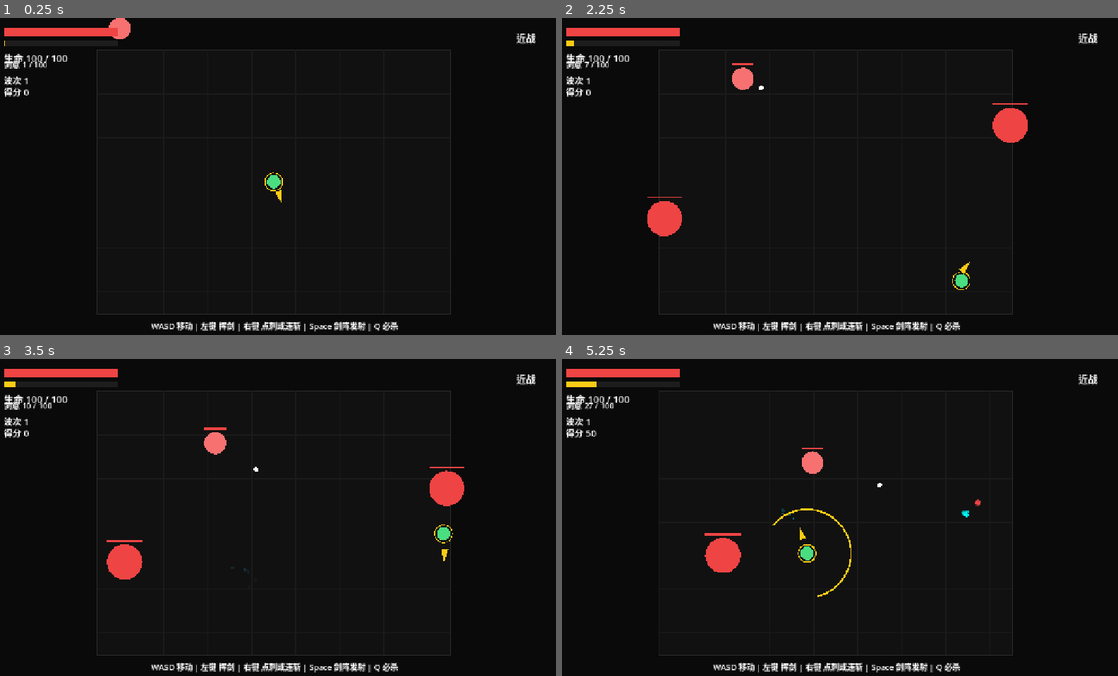
Above: before the commit, frames 1-4 (two rows, left to right).
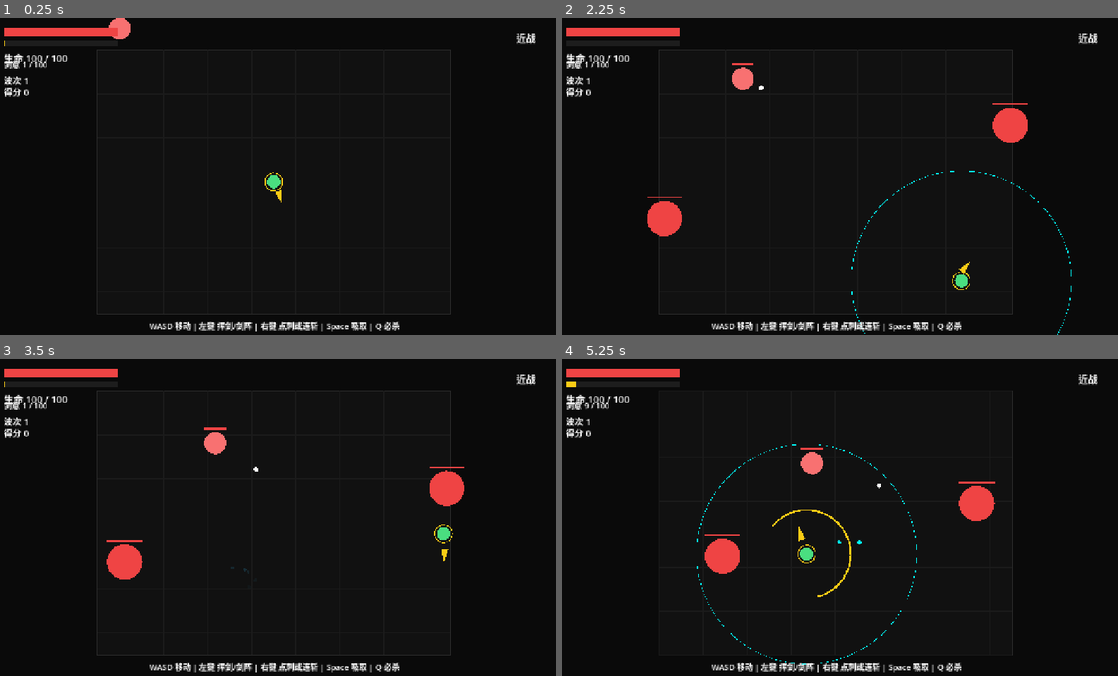
Above: after the commit, the same moments.

Repository: nwueditorfan007-coder/SwordCultivator
Game: Godot game, scene res://scenes/main/Main.tscn
Two runs of this game, one before a commit and one after it. Both use one fixed random seed, a clock stepped at 60 frames per second and the inputs below.
Inputs (mouse positions are in pixels of both pictures, inside the frame that each line leads up to):
- Up to frame 1 (0.25 s): no input
- Up to frame 2 (2.25 s): move the mouse to (962, 160) at 0.52 s; hold D (move_right) 0.53-1.28 s; hold Space (absorb) 0.53-1.28 s; click (962, 160) at 0.67 s; move the mouse to (723, 192) at 1.27 s; hold S (move_down) 1.28-2.03 s; tap Space (absorb) at 1.35 s; click (723, 192) at 1.42 s; move the mouse to (890, 106) at 2.02 s; hold D (move_right) from 2.03 s (still down); hold Space (absorb) from 2.03 s (still down); click (890, 106) at 2.1 s
- Up to frame 3 (3.5 s): move the mouse to (244, 580) at 2.77 s; release D (move_right) at 2.78 s; release Space (absorb) at 2.78 s; hold W (move_up) from 2.78 s (still down); right-click (244, 580) at 2.85 s; click (244, 580) at 2.92 s; tap Space (absorb) at 3.05 s
- Up to frame 4 (5.25 s): move the mouse to (1006, 565) at 3.52 s; release W (move_up) at 3.53 s; hold Space (absorb) 3.53-4.28 s; hold A (move_left) 3.53-5.03 s; tap Q (ultimate) at 3.6 s; click (1006, 565) at 3.67 s; move the mouse to (667, 469) at 4.27 s; tap Space (absorb) at 4.35 s; click (667, 469) at 4.42 s; move the mouse to (862, 517) at 5.02 s; hold S (move_down) from 5.03 s (still down); hold Space (absorb) from 5.03 s (still down); click (862, 517) at 5.17 s

The runs differ from the first frame. In frame 1, 0.9% of the frame differs, in the area x 26-72%, y 95-99%; in frame 2, 1.0%; in frame 3, 1.0%; in frame 4, 2.1%, in the area x 2-78%, y 7-99%.

Commit message:
Revert controls to prototype mapping

Diff:
--- a/scripts/system/game_renderer.gd
+++ b/scripts/system/game_renderer.gd
@@ -135,7 +135,9 @@
 static func _draw_sword_array_preview(main: Node2D, player_pos: Vector2) -> void:
 	var mode: String = main.player["array_mode"]
 	var preview: Dictionary = SwordArrayController.get_preview_data(main, mode)
-	var preview_color := Color(0.0, 1.0, 1.0, 0.3)
+	var hold_ratio: float = main.player.get("array_hold_ratio", 0.0)
+	var preview_alpha: float = 0.3 + hold_ratio * 0.35
+	var preview_color := Color(0.0, 1.0, 1.0, preview_alpha)
 
 	match preview["type"]:
 		main.SWORD_ARRAY_RING:
--- a/scripts/system/game_state_factory.gd
+++ b/scripts/system/game_state_factory.gd
@@ -3,6 +3,7 @@
 
 
 static func reset_runtime(main: Node) -> void:
+	main.left_mouse_held = false
 	main.right_mouse_held = false
 	main.elapsed_time = 0.0
 	main.wave = 1
@@ -23,6 +24,9 @@
 		"mode": main.CombatMode.MELEE,
 		"attack_cooldown": 0.0,
 		"attack_flash_timer": 0.0,
+		"array_hold_timer": 0.0,
+		"array_hold_ratio": 0.0,
+		"array_is_firing": false,
 		"fire_timer": 0.0,
 		"array_fire_index": 0,
 		"array_burst_step": 0,
--- a/scripts/system/main.gd
+++ b/scripts/system/main.gd
@@ -34,6 +34,7 @@
 const SWORD_MELEE_DAMAGE := 100.0
 const SWORD_RANGED_DAMAGE := 100.0
 const SWORD_TAP_THRESHOLD := 0.15
+const SWORD_ARRAY_HOLD_THRESHOLD := 0.06
 const SWORD_POINT_STRIKE_SPEED := 80.0 * 60.0
 const SWORD_RECALL_SPEED := 60.0 * 60.0
 const SWORD_ORBIT_DISTANCE := 25.0
@@ -58,6 +59,7 @@
 const FROZEN_DECEL_TIME := 0.3
 const FROZEN_LIFETIME := 3.0
 const MARBLE_ABSORB_RANGE := 250.0
+const MARBLE_ENERGY_COST_HOLD := 10.0
 const MARBLE_MAX_ABSORBED := 12
 const MARBLE_FIRED_SPEED := 45.0 * 60.0
 const MARBLE_FIRED_DAMAGE := 100.0
@@ -169,6 +171,7 @@
 var id_counter: int = 0
 
 var mouse_world: Vector2 = ARENA_SIZE * 0.5
+var left_mouse_held: bool = false
 var right_mouse_held: bool = false
 
 @onready var health_label: Label = $CanvasLayer/HealthLabel
@@ -214,26 +217,26 @@
 			sword["state"] = SwordState.SLICING
 			player["mode"] = CombatMode.RANGED
 
-	if Input.is_action_just_pressed("absorb"):
-		player["fire_timer"] = 0.0
-		player["array_fire_index"] = 0
-		player["array_burst_step"] = 0
-		player["array_burst_mode"] = _get_sword_array_mode()
-
-	if Input.is_action_just_released("absorb"):
-		player["fire_timer"] = 0.0
-		player["array_fire_index"] = 0
-		player["array_burst_step"] = 0
-		player["array_burst_mode"] = ""
-
-	if Input.is_action_pressed("absorb") and player["absorbed_ids"].size() > 0:
-		player["array_mode"] = _get_sword_array_mode()
-		player["fire_timer"] -= delta
-		if player["fire_timer"] <= 0.0:
-			_fire_absorbed_marbles()
-			player["fire_timer"] = SwordArrayController.get_fire_interval(self, player["array_mode"])
-
-	_update_auto_absorption()
+	player["array_hold_ratio"] = 0.0
+	if left_mouse_held:
+		player["array_hold_timer"] += delta
+		if player["absorbed_ids"].size() > 0:
+			player["array_mode"] = _get_sword_array_mode()
+			if not player["array_is_firing"]:
+				player["array_hold_ratio"] = clampf(player["array_hold_timer"] / SWORD_ARRAY_HOLD_THRESHOLD, 0.0, 1.0)
+				if player["array_hold_timer"] >= SWORD_ARRAY_HOLD_THRESHOLD:
+					player["array_is_firing"] = true
+					_fire_absorbed_marbles()
+					player["fire_timer"] = SwordArrayController.get_fire_interval(self, player["array_mode"])
+			else:
+				player["fire_timer"] -= delta
+				if player["fire_timer"] <= 0.0:
+					_fire_absorbed_marbles()
+					player["fire_timer"] = SwordArrayController.get_fire_interval(self, player["array_mode"])
+		else:
+			player["array_is_firing"] = false
+
+	_update_absorption(delta)
 	_update_player(delta, player_delta)
 	_update_sword(delta)
 	_update_boss(delta, bullet_time_delta)
@@ -262,8 +265,25 @@
 				if is_game_over:
 					_reset_game()
 					return
+				left_mouse_held = true
+				player["array_hold_timer"] = 0.0
+				player["array_hold_ratio"] = 0.0
+				player["array_is_firing"] = false
+				player["fire_timer"] = 0.0
+				player["array_fire_index"] = 0
+				player["array_burst_step"] = 0
+				player["array_burst_mode"] = _get_sword_array_mode()
 				if sword["state"] == SwordState.ORBITING and player["attack_cooldown"] <= 0.0:
 					_perform_melee_attack()
+			else:
+				left_mouse_held = false
+				player["array_hold_timer"] = 0.0
+				player["array_hold_ratio"] = 0.0
+				player["array_is_firing"] = false
+				player["fire_timer"] = 0.0
+				player["array_fire_index"] = 0
+				player["array_burst_step"] = 0
+				player["array_burst_mode"] = ""
 		elif event.button_index == MOUSE_BUTTON_RIGHT:
 			if is_game_over:
 				return
@@ -306,9 +326,16 @@
 	player["attack_flash_timer"] = max(player["attack_flash_timer"] - delta, 0.0)
 
 
-func _update_auto_absorption() -> void:
+func _update_absorption(delta: float) -> void:
 	player["is_charging"] = false
 	player["array_mode"] = _get_sword_array_mode()
+	if not Input.is_action_pressed("absorb"):
+		return
+	if player["energy"] <= 0.0:
+		return
+
+	player["is_charging"] = true
+	player["energy"] = max(player["energy"] - MARBLE_ENERGY_COST_HOLD * delta, 0.0)
 	for bullet in bullets:
 		if bullet["state"] != "frozen":
 			continue
@@ -316,8 +343,9 @@
 			continue
 		if player["absorbed_ids"].size() >= MARBLE_MAX_ABSORBED:
 			break
-		player["absorbed_ids"].append(bullet["id"])
-		player["array_mode"] = _get_sword_array_mode()
+		if player["pos"].distance_to(bullet["pos"]) <= MARBLE_ABSORB_RANGE:
+			player["absorbed_ids"].append(bullet["id"])
+			player["array_mode"] = _get_sword_array_mode()
 
 
 func _update_sword(delta: float) -> void:
@@ -804,6 +832,7 @@
 
 func _set_game_over() -> void:
 	is_game_over = true
+	left_mouse_held = false
 	right_mouse_held = false
 	game_over_label.visible = true
 
@@ -816,7 +845,7 @@
 	var sword_mode_text: String = "近战" if sword["state"] == SwordState.ORBITING else "御剑"
 	var bullet_time_text: String = " | 子弹时间" if sword["state"] != SwordState.ORBITING else ""
 	mode_label.text = "%s%s" % [sword_mode_text, bullet_time_text]
-	hint_label.text = "WASD 移动 | 左键 挥剑 | 右键 点刺或连斩 | Space 剑阵发射 | Q 必杀"
+	hint_label.text = "WASD 移动 | 左键 挥剑/剑阵 | 右键 点刺或连斩 | Space 吸取 | Q 必杀"
 	game_over_label.text = "力竭身亡\n最终得分 %d  波次 %d\n左键重新开始" % [score, wave]
 
 
Not shown, changed: docs/internal/progress.md
Not shown, changed: docs/project/CURRENT_PROJECT_DESIGN.md
